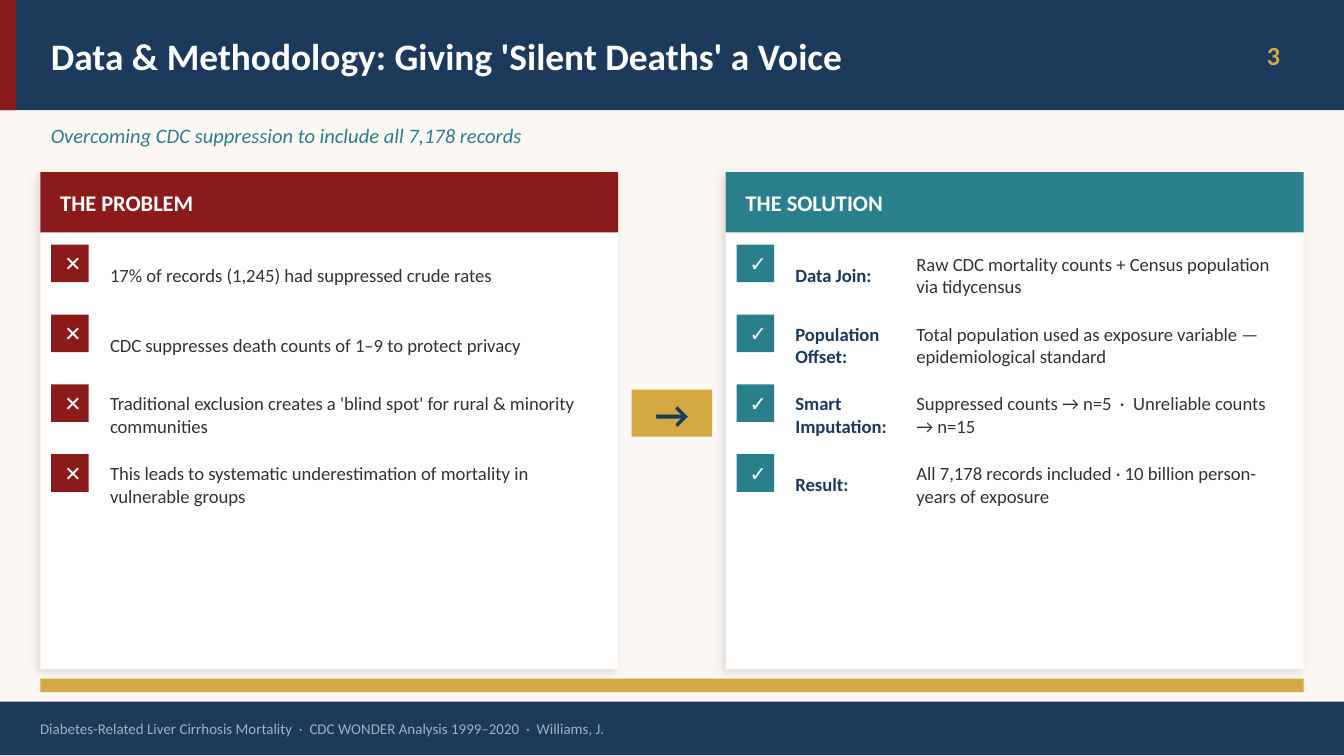
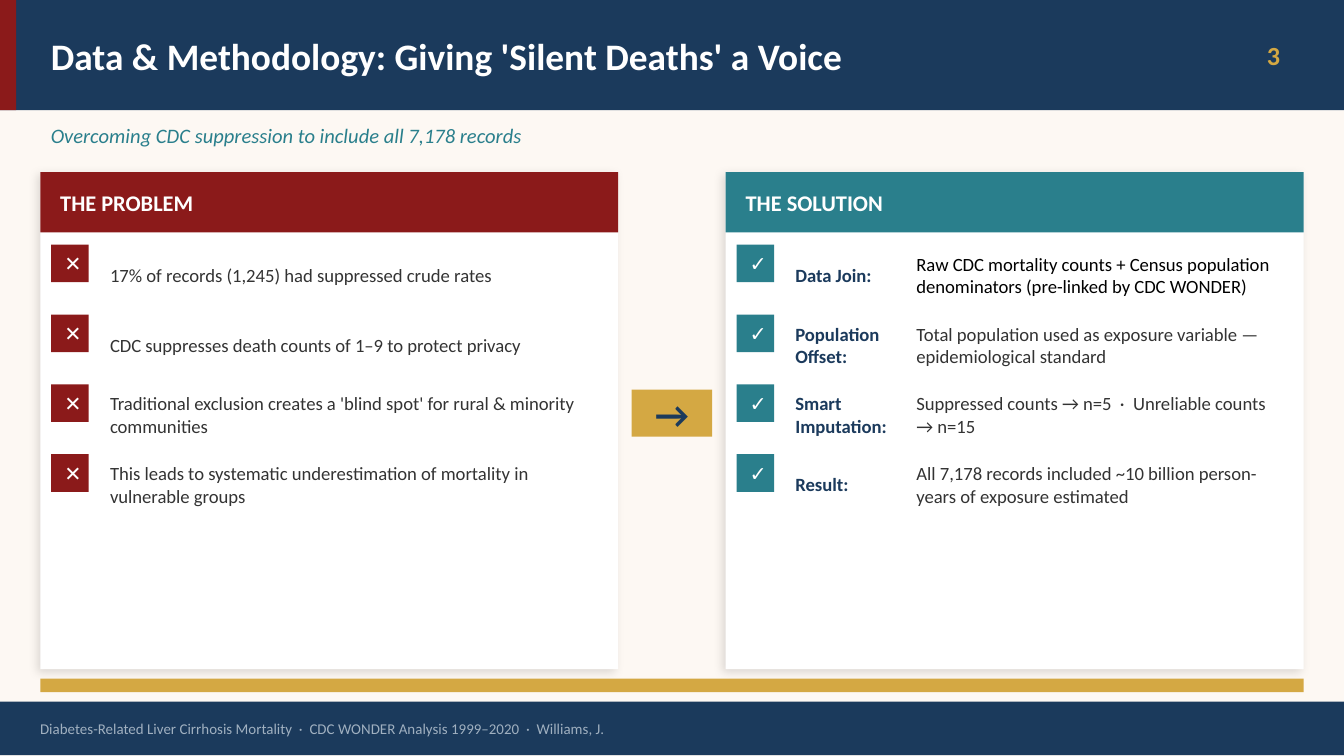
Before and after one commit to jdwbmc/DSCI610, a slide deck: slide 3 of SilentEpidemic.pptx. Drawn at 1344x756 pixels with LibreOffice and Linux fonts; fonts in the diff are those of the drawing. Boxes give left, top, right and bottom in pixels: in the first picture for what was removed or moved away, otherwise in the second. Text is boxed around its words. In the diff, an @@ line names an element or a change of style, - is before the commit and + after.

Commit message:
Updated paper and slides
Updated paper and slides

```diff
--- a/SilentEpidemic.pptx
+++ b/SilentEpidemic.pptx
@@ text at (x1=916, y1=258, x2=1269, y2=296): text changed; text colour #333333 to #000000 @@
-Raw CDC mortality counts + Census population via tidycensus
+Raw CDC mortality counts + Census population denominators (pre-linked by CDC WONDER)
@@ text at (x1=916, y1=467, x2=1257, y2=506): text changed @@
-All 7,178 records included · 10 billion person-years of exposure
+All 7,178 records included ~10 billion person-years of exposure estimated
```
Also in this commit, not shown: 1 other file.
